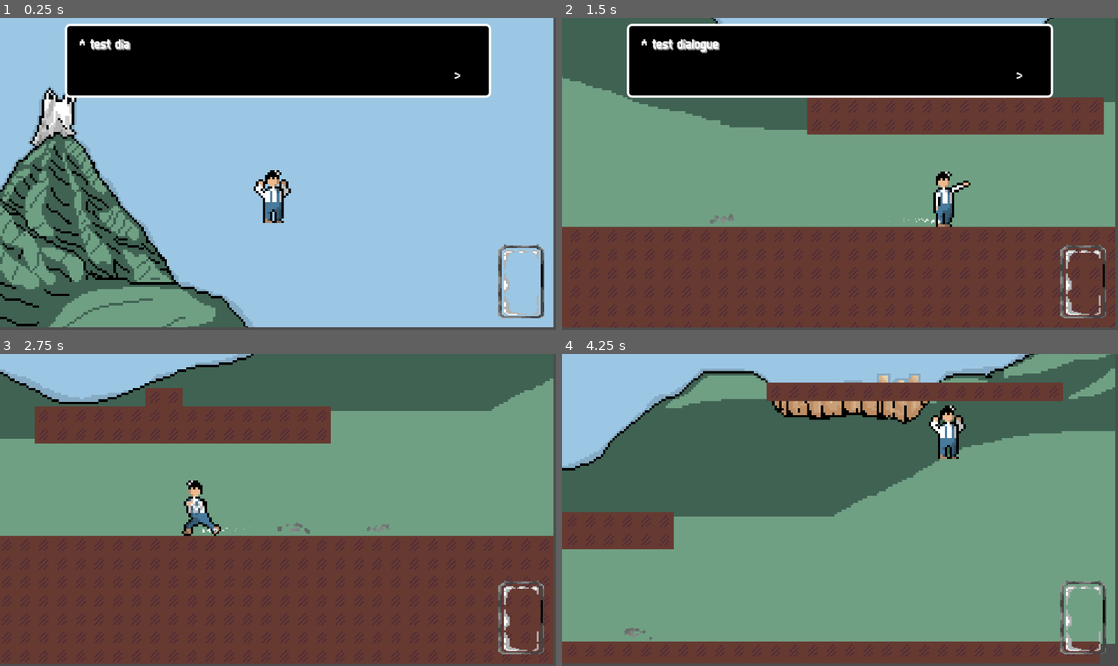
Above: before the commit, frames 1-4 (two rows, left to right).
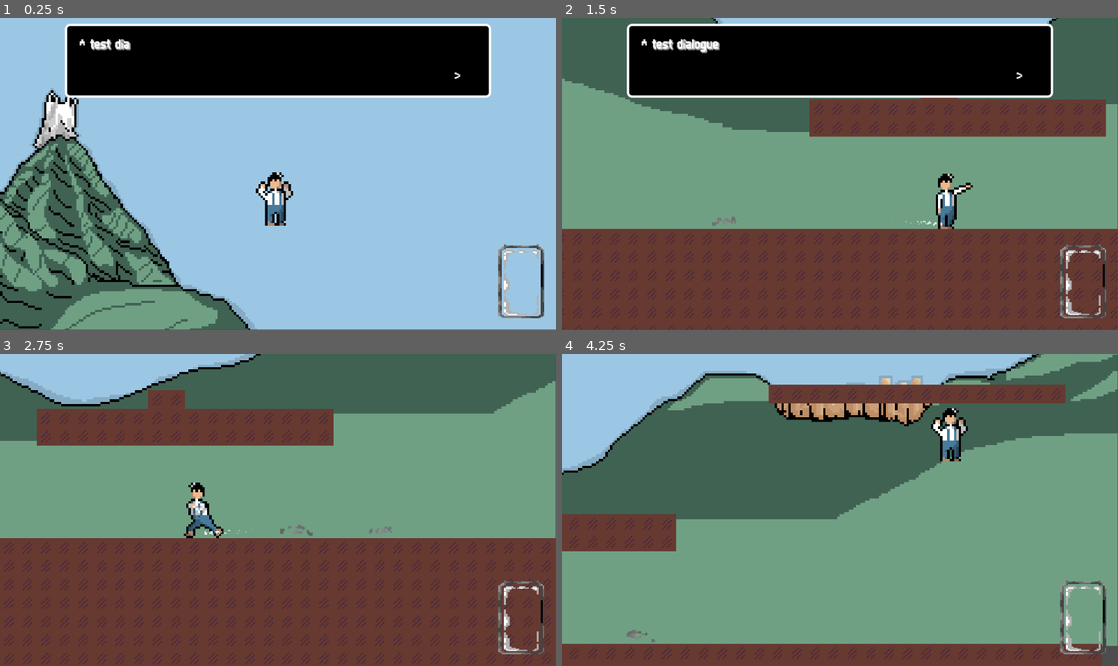
Above: after the commit, the same moments.

Repository: tixvage/bgj25.2
Game: Godot game, scene res://scenes/main.tscn
Same seed, same stepped clock (60 frames per second), same inputs: the game is played once before the commit and once after it. The engine's default icon, where the game draws it, is replaced by a stand-in: a white triangle on a blue panel in a dark square. Sound files missing from this copy of the repository are replaced by a short silence.
Inputs (mouse positions are in pixels of both pictures, inside the frame that each line leads up to):
- Up to frame 1 (0.25 s): no input
- Up to frame 2 (1.5 s): move the mouse to (962, 158) at 0.52 s; hold D (move_right) from 0.53 s (still down); right-click (962, 158) at 0.6 s; tap W (move_up) at 0.77 s; move the mouse to (728, 189) at 1.27 s; click (728, 189) at 1.35 s
- Up to frame 3 (2.75 s): tap W (move_up) at 1.52 s; move the mouse to (333, 441) at 2.02 s; release D (move_right) at 2.03 s; hold A (move_left) from 2.03 s (still down); tap X (text_read) at 2.1 s
- Up to frame 4 (4.25 s): move the mouse to (812, 572) at 2.77 s; release A (move_left) at 2.78 s; hold D (move_right) from 2.78 s (still down); right-click (812, 572) at 2.85 s; tap W (move_up) at 3.02, 3.77 s; move the mouse to (1006, 556) at 3.52 s; click (1006, 556) at 3.6 s

The runs differ from the first frame. In frame 1, 7.2% of the frame differs, in the area x 0-100%, y 0-100%; in frame 2, 5.1%; in frame 3, 6.9%; in frame 4, 7.5%.

Commit message:
viewport fix?

Diff:
--- a/scenes/demo_world.tscn
+++ b/scenes/demo_world.tscn
@@ -152,7 +152,7 @@
 metadata/_custom_type_script = "uid://bfj6hq6gj25hm"
 
 [sub_resource type="RectangleShape2D" id="RectangleShape2D_1464v"]
-size = Vector2(30, 10)
+size = Vector2(30, 30)
 
 [sub_resource type="ShaderMaterial" id="ShaderMaterial_ll1pc"]
 resource_local_to_scene = true
@@ -925,7 +925,7 @@
 angle_max = 180.0
 
 [node name="HandArea" type="Area2D" parent="Player/Root"]
-position = Vector2(11, -1)
+position = Vector2(17, -1)
 
 [node name="CollisionShape2D" type="CollisionShape2D" parent="Player/Root/HandArea"]
 shape = SubResource("RectangleShape2D_1464v")
@@ -934,8 +934,9 @@
 material = SubResource("ShaderMaterial_ll1pc")
 scale = Vector2(2, 2)
 sprite_frames = SubResource("SpriteFrames_1464v")
-animation = &"final"
-frame_progress = 0.432307
+animation = &"idle_1"
+frame = 1
+frame_progress = 1.0
 
 [node name="CollisionShape2D" type="CollisionShape2D" parent="Player"]
 shape = SubResource("RectangleShape2D_4hlwr")
--- a/scenes/main.tscn
+++ b/scenes/main.tscn
@@ -126,10 +126,10 @@
 texture_filter = 1
 texture_repeat = 1
 material = SubResource("ShaderMaterial_tipki")
-offset_left = -4.0
-offset_top = -4.0
-offset_right = 478.0
-offset_bottom = 268.0
+offset_left = -2.0
+offset_top = -2.0
+offset_right = 482.0
+offset_bottom = 272.0
 
 [node name="SubViewport" type="SubViewport" parent="SubViewportContainer"]
 handle_input_locally = false
